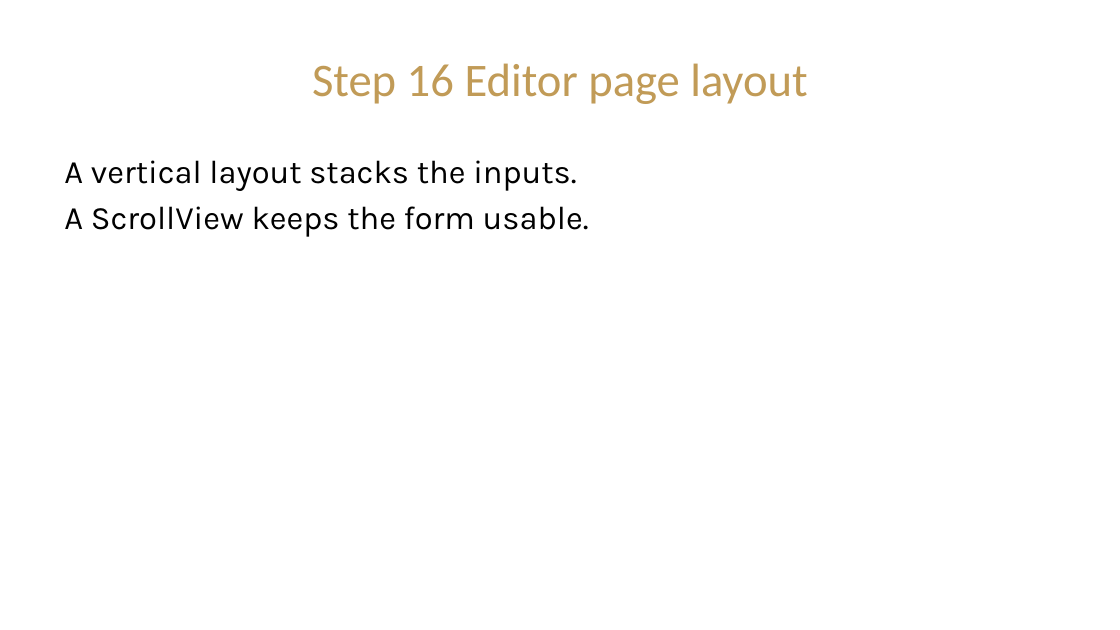
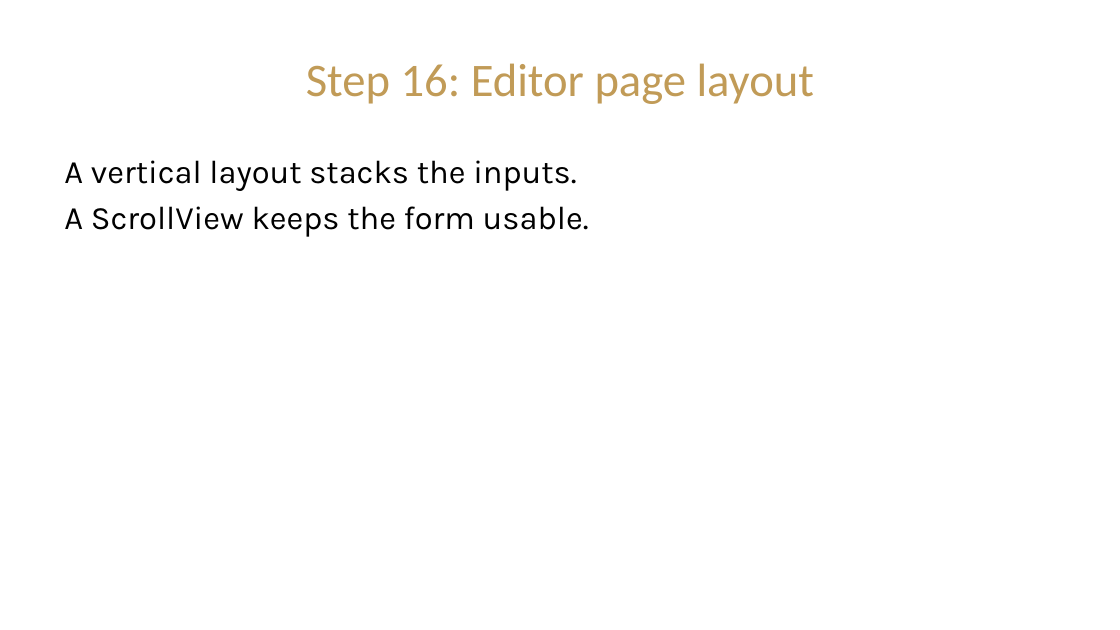
Before and after one commit to CIST-2220-Fall-2026/ProjectCostEstimator-RJG, a slide deck: slide 11 of Presentations/Module_1_Build_the_IoT_Estimator_Presentation.pptx (slide 9 before the commit). Drawn at 1120x630 pixels with LibreOffice and Linux fonts; fonts in the diff are those of the drawing; background and template pictures are left out. Boxes give left, top, right and bottom in pixels: in the first picture for what was removed or moved away, otherwise in the second. Text is boxed around its words. In the diff, an @@ line names an element or a change of style, - is before the commit and + after.

```diff
--- a/Presentations/Module_1_Build_the_IoT_Estimator_Presentation.pptx
+++ b/Presentations/Module_1_Build_the_IoT_Estimator_Presentation.pptx
@@ title at box(306, 63, 814, 104): text changed @@
-Step 16 Editor page layout
+Step 16: Editor page layout
```
Also in this commit, not shown: 12 other slides changed, 4 slides added, 1 slide removed, 11 other files.
